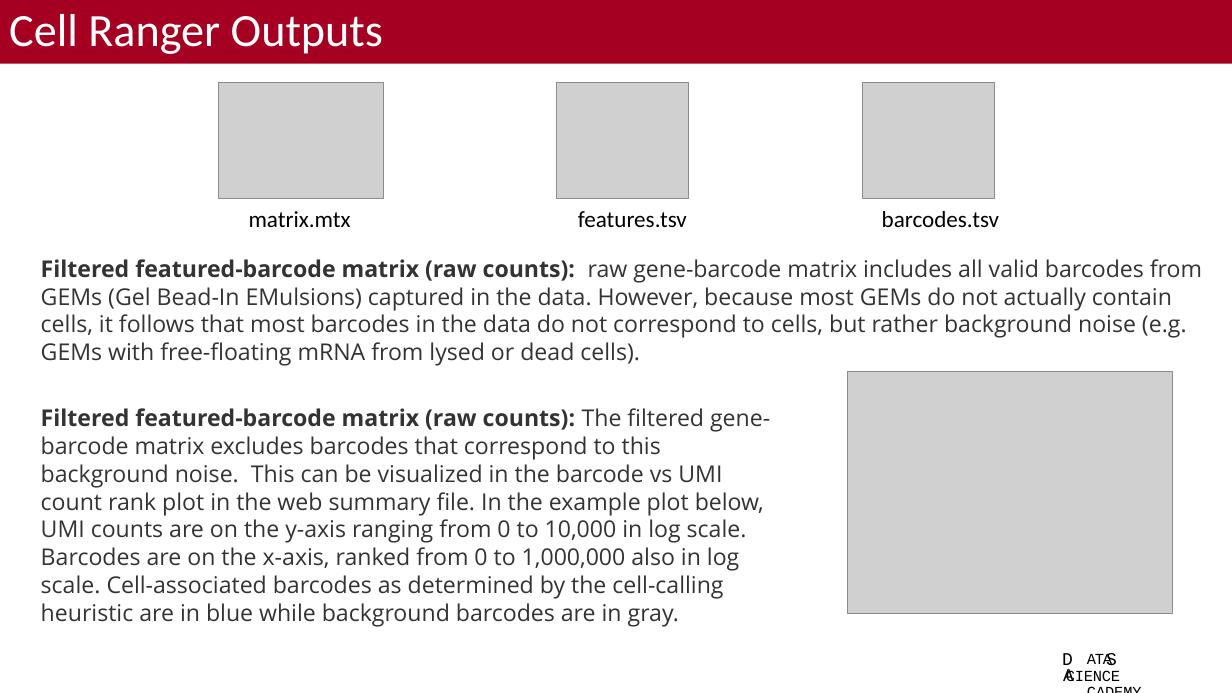
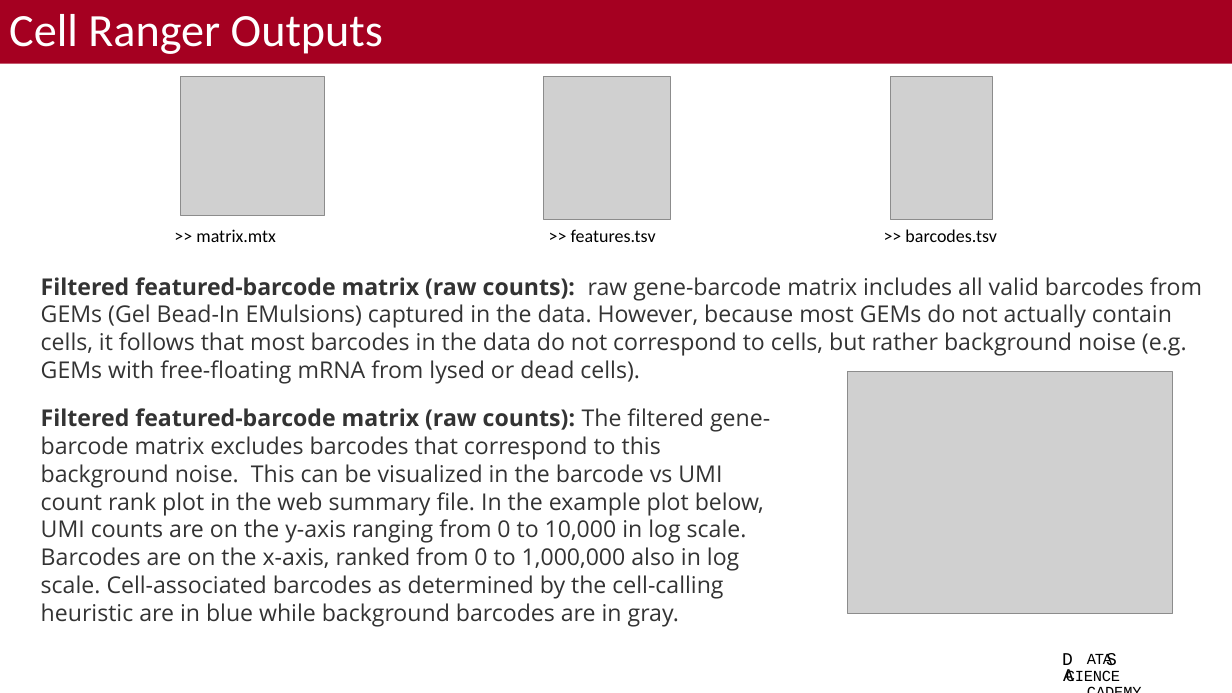
Before and after one commit to bacorli2/scrna_workshop, a slide deck: slide 10 of M2_CellRanger_Alignment/M2_CellRanger.pptx. Drawn at 1232x693 pixels with LibreOffice and Linux fonts; fonts in the diff are those of the drawing; grey boxes stand for pictures; background and template pictures are left out. Boxes give left, top, right and bottom in pixels: in the first picture for what was removed or moved away, otherwise in the second. Text is boxed around its words. In the diff, an @@ line names an element or a change of style, - is before the commit and + after.

```diff
--- a/M2_CellRanger_Alignment/M2_CellRanger.pptx
+++ b/M2_CellRanger_Alignment/M2_CellRanger.pptx
@@ picture added at (180,77,324,215) @@
@@ picture removed at (219,82,384,199) @@
@@ picture: place and size @@
-picture at (557,82,689,199)
+picture at (544,77,672,219)
@@ picture: place and size @@
-picture at (863,82,995,199)
+picture at (890,77,992,219)
@@ text at (196,229,276,242): text changed; size 18 to 14 pt @@
-matrix.mtx
+>> matrix.mtx
@@ text at (571,229,656,242): text changed; size 18 to 14 pt @@
-features.tsv
+>> features.tsv
@@ text at (905,229,997,242): text changed; size 18 to 14 pt @@
-barcodes.tsv
+>> barcodes.tsv
@@ text "Filtered featured-barcode matrix (raw counts): ...": place and size @@
-text "Filtered featured-barcode matrix (raw counts): ..." at (41,259,1202,366)
+text "Filtered featured-barcode matrix (raw counts): ..." at (41,277,1202,384)
```
Also in this commit, not shown: 14 other files.
